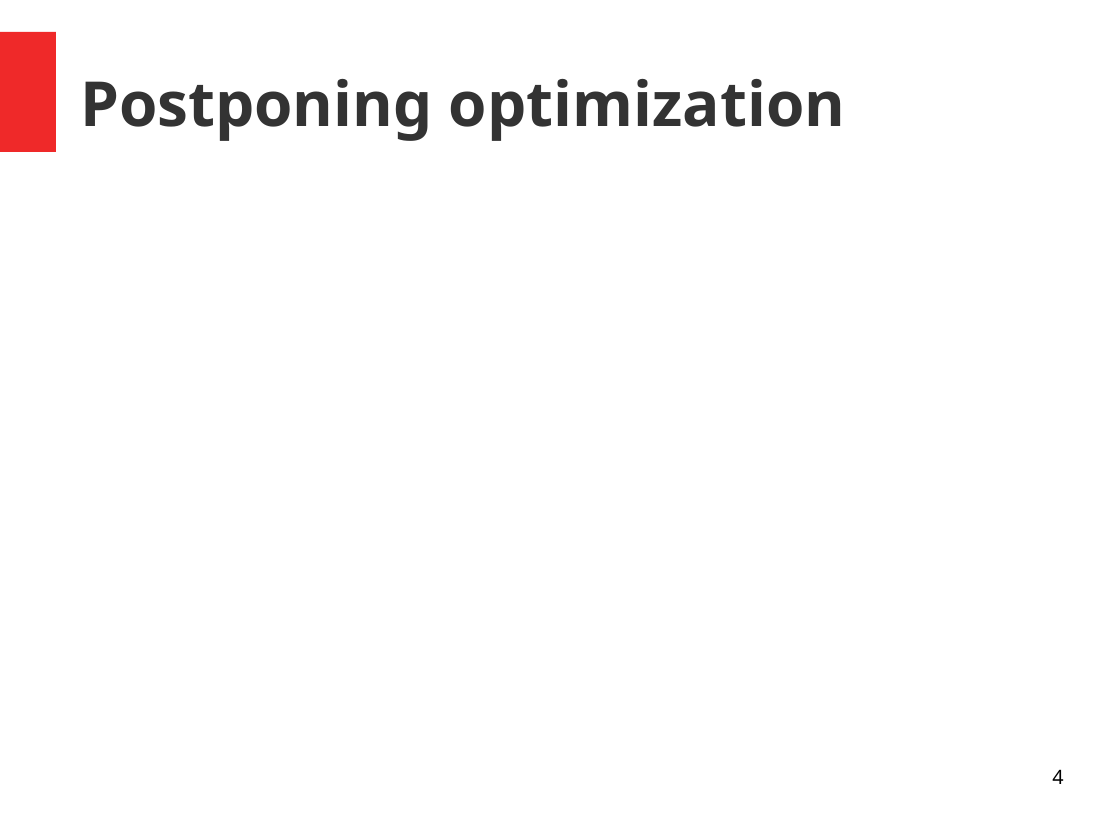
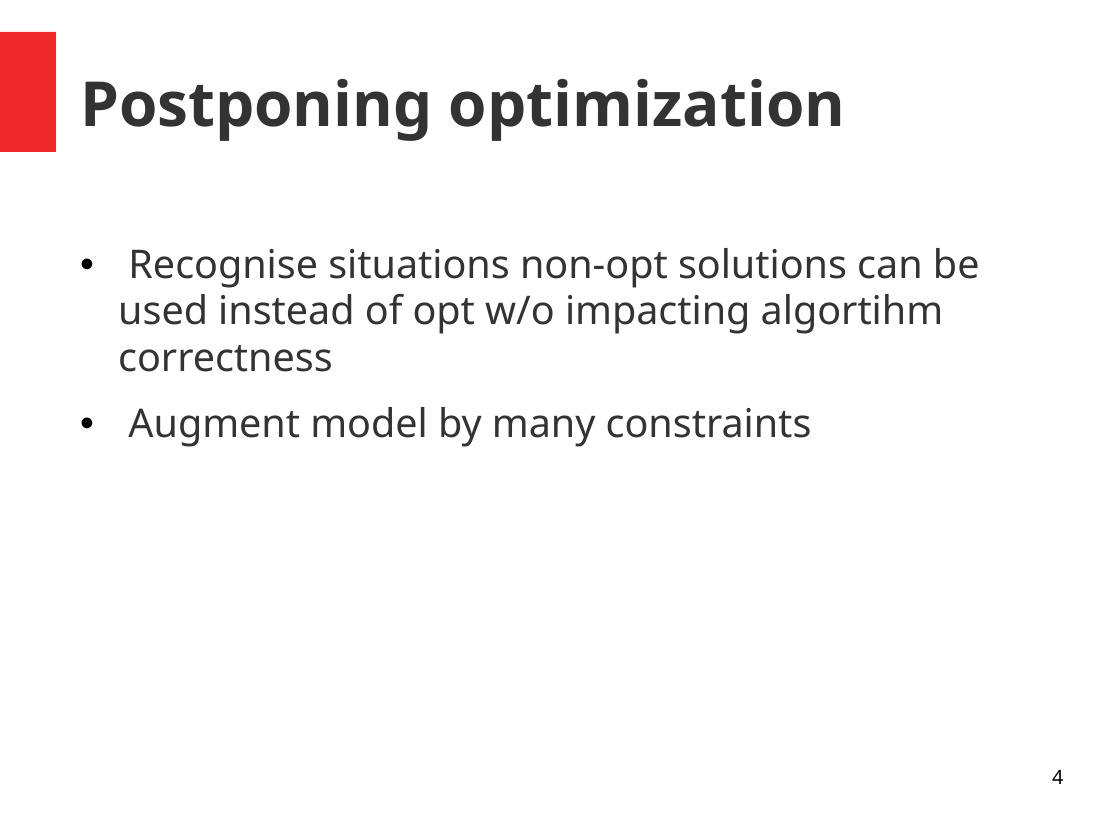
Before and after one commit to bartbog/holygrail, a slide deck: slide 4 of experiments/03_OMUS/B_meetings/2020_06_08.ppt. Drawn at 1120x840 pixels with LibreOffice and Linux fonts; fonts in the diff are those of the drawing. Boxes give left, top, right and bottom in pixels: in the first picture for what was removed or moved away, otherwise in the second. Text is boxed around its words. In the diff, an @@ line names an element or a change of style, - is before the commit and + after.

```diff
--- a/experiments/03_OMUS/B_meetings/2020_06_08.ppt
+++ b/experiments/03_OMUS/B_meetings/2020_06_08.ppt
@@ text added at <box>118,248,980,447</box>, 28 pt, text #333333 @@
+• Recognise situations non-opt solutions can be used instead of opt w/o impacting algortihm correctness
+• Augment model by many constraints
```
Also in this commit, not shown: 4 other files.
